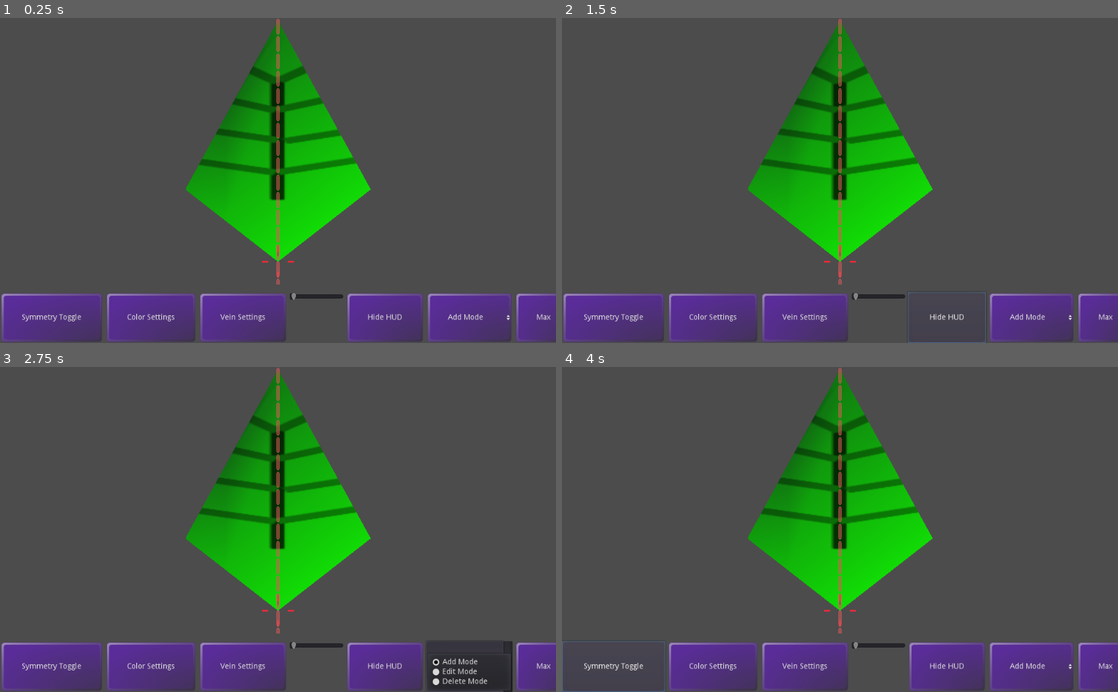
Above: before the commit, frames 1-4 (two rows, left to right).
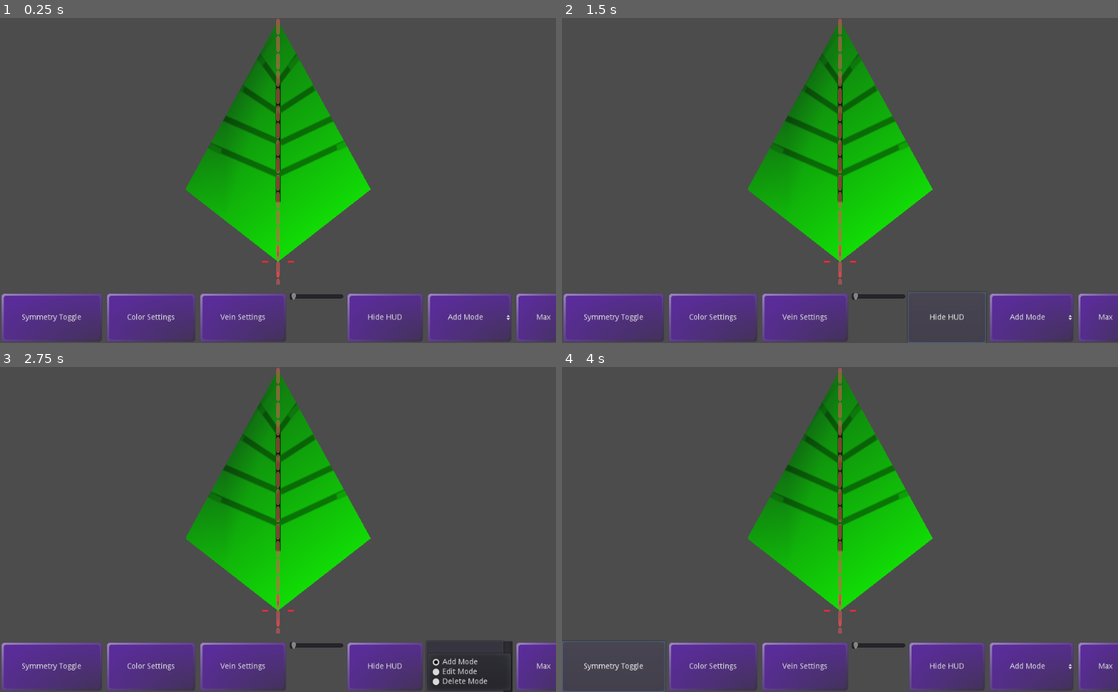
Above: after the commit, the same moments.

Repository: LettucePie/persephone
Game: Godot game, scene res://design/leafmaker.tscn
Two runs of this game, one before a commit and one after it. Both use one fixed random seed, a clock stepped at 60 frames per second and the inputs below.
Inputs:
- Up to frame 1 (0.25 s): no input
- Up to frame 2 (1.5 s): click "Symmetry Toggle" at 0.5 s; click "Hide HUD" at 1.25 s
- Up to frame 3 (2.75 s): click "Add Mode" at 2 s
- Up to frame 4 (4 s): click "Max" at 2.75 s; click "Symmetry Toggle" at 3.5 s

The runs differ from the first frame. In frame 1, 2.9% of the frame differs, in the area x 35-65%, y 11-57%; in frame 2, 2.9%; in frame 3, 2.9%; in frame 4, 2.9%.

Commit message:
Figured out bounding UV to the minmax leaf_points

Diff:
--- a/design/leafmaker_canvas.gd
+++ b/design/leafmaker_canvas.gd
@@ -212,13 +212,27 @@
 		var uvs : PoolVector2Array = PoolVector2Array()
 		var screen_uv_0 = Vector2(5, 5)
 		var screen_uv_1 = Vector2(OS.get_screen_size().x - 5, leaf_origin.position.y - 5)
+		var space_uv_0 = baked_points[0]
+		var space_uv_1 = baked_points[0]
+		for b in baked_points:
+			if b.x < space_uv_0.x:
+				space_uv_0.x = b.x
+			if b.x > space_uv_1.x:
+				space_uv_1.x = b.x
+			if b.y < space_uv_0.y:
+				space_uv_0.y = b.y
+			if b.y > space_uv_1.y:
+				space_uv_1.y = b.y
 		for i in count:
 			var baked_point_pos = baked_points[i]
 			var percent = float(i) / float(count)
 			colors.append(leaf_gradient.interpolate(percent))
+#			var scale_position = Vector2(
+#					inverse_lerp(screen_uv_0.x, screen_uv_1.x, baked_point_pos.x),
+#					inverse_lerp(screen_uv_0.y, screen_uv_1.y, baked_point_pos.y))
 			var scale_position = Vector2(
-					inverse_lerp(screen_uv_0.x, screen_uv_1.x, baked_point_pos.x),
-					inverse_lerp(screen_uv_0.y, screen_uv_1.y, baked_point_pos.y))
+					inverse_lerp(space_uv_0.x, space_uv_1.x, baked_point_pos.x),
+					inverse_lerp(space_uv_0.y, space_uv_1.y, baked_point_pos.y))
 			uvs.append(scale_position)
 		draw_polygon(leaf_curve.get_baked_points(), colors, uvs, leaf_texture)
 
